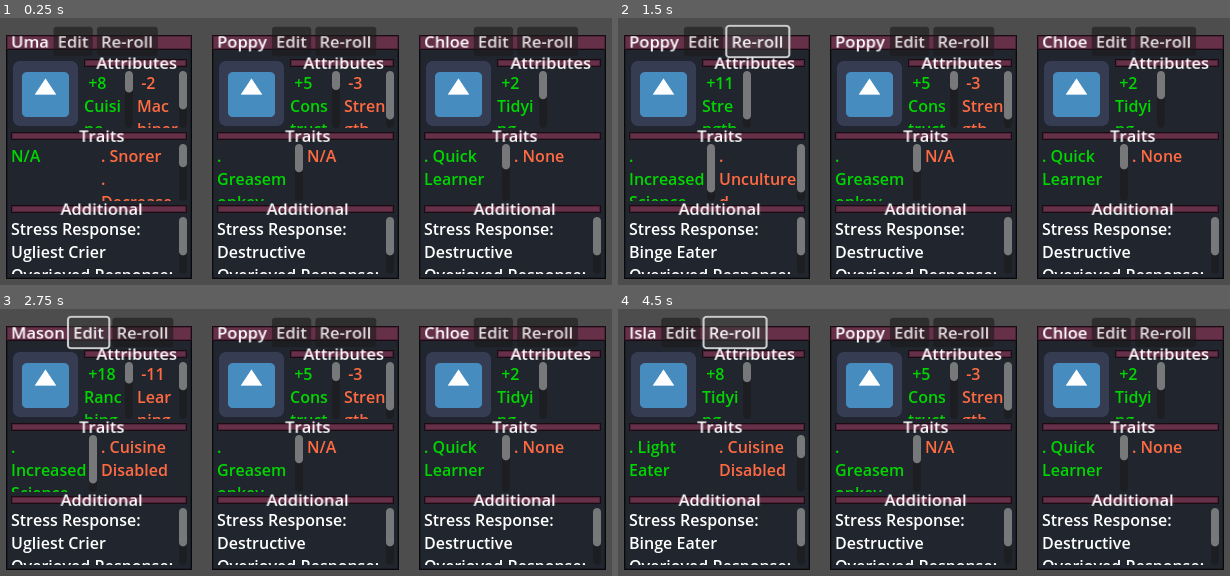
Above: before the commit, frames 1-4 (two rows, left to right).
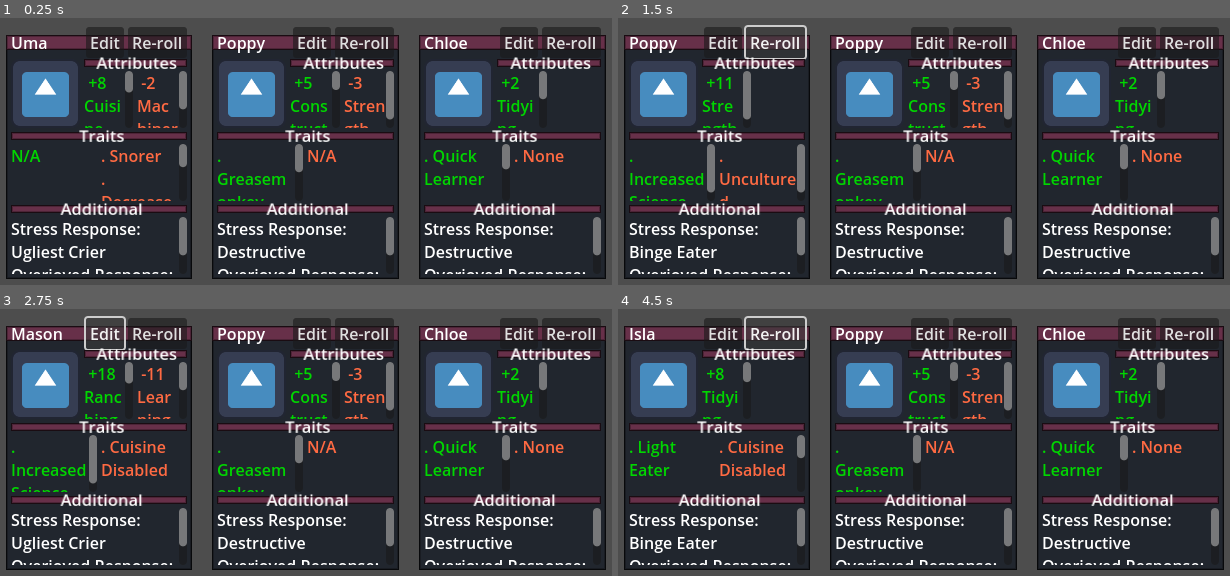
Above: after the commit, the same moments.

Repository: jm24abj/CharacterGeneration
Game: Godot game, scene res://Scenes/generation_screen.tscn
Two runs of this game, one before a commit and one after it. Both use one fixed random seed, a clock stepped at 60 frames per second and the inputs below. The engine's default icon, where the game draws it, is replaced by a stand-in: a white triangle on a blue panel in a dark square.
Inputs:
- Up to frame 1 (0.25 s): no input
- Up to frame 2 (1.5 s): click "Edit" at 0.5 s; click "Re-roll" at 1.25 s
- Up to frame 3 (2.75 s): click "Edit" at 2 s
- Up to frame 4 (4.5 s): click "Re-roll" at 2.75 s; click "Edit" at 3.5 s; click "Re-roll" at 4.25 s

The runs differ from the first frame. In frame 1, 3.8% of the frame differs, in the area x 1-99%, y 3-14%; in frame 2, 3.8%; in frame 3, 3.7%; in frame 4, 4.0%, in the area x 1-99%, y 2-16%.

Commit message:
fixed shifting edit and re-roll ui

Diff:
--- a/Scenes/character_panel.tscn
+++ b/Scenes/character_panel.tscn
@@ -38,7 +38,6 @@
 anchor_bottom = 1.0
 grow_horizontal = 2
 grow_vertical = 2
-scale = Vector2(1.03321, 0.9506)
 theme_override_constants/margin_left = 5
 theme_override_constants/margin_top = 5
 theme_override_constants/margin_right = 5
@@ -49,7 +48,7 @@
 
 [node name="Label" type="Label" parent="CharacterLayout/TitleHolder/MarginContainer/HBoxContainer"]
 layout_mode = 2
-size_flags_horizontal = 0
+size_flags_horizontal = 2
 size_flags_vertical = 1
 text = "Character Name
 "
